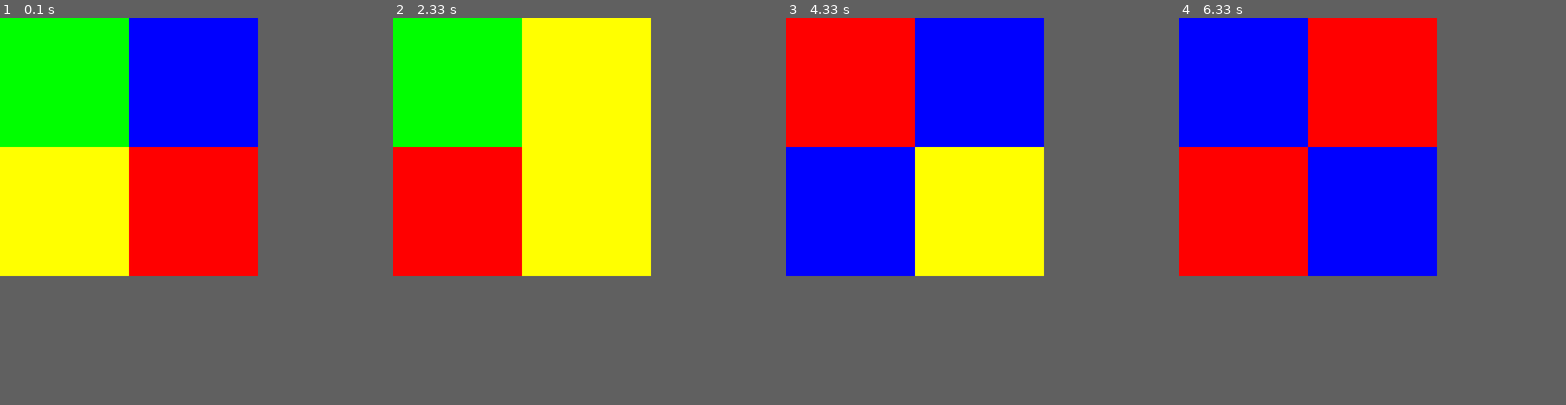
Above: before the commit, frames 1-4 (left to right).
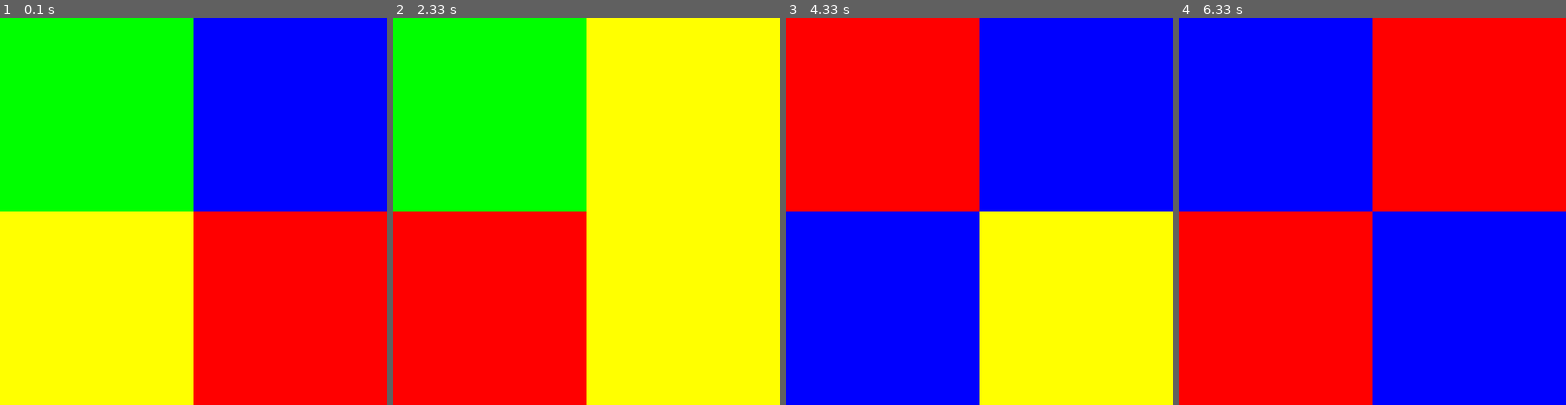
Above: after the commit, the same moments.

Repository: jduffey/watchgirl
Game: pygame game, started from pygametest.py
The game is run twice, just before and just after one commit, with the same random seed, the same clock (stepped at 60 frames per second) and the same inputs.
Inputs:
- Up to frame 1 (0.1 s): no input
- Up to frame 2 (2.33 s): no input
- Up to frame 3 (4.33 s): no input
- Up to frame 4 (6.33 s): no input
In our replay, the window is 400x400 before the commit and 600x600 after it. These sizes can differ from the game's own. Grey fills any space a smaller window leaves; there, only what the larger window draws over its background counts as a difference.

The runs differ from the first frame. In frame 1, 53% of the frame differs, in the area x 0-100%, y 0-100%; in frame 2, 33%; in frame 3, 42%; in frame 4, 39%.

Commit message:
Change window header

Diff:
--- a/pygametest.py
+++ b/pygametest.py
@@ -9,8 +9,8 @@
 import random
 
 pygame.init()
-APP_X_SIZE = 400
-APP_Y_SIZE = 400
+
+APP_SQUARE_SIZE = 600
 
 myRed = (255, 0, 0)
 myBlue = (0, 0, 255)
@@ -20,13 +20,13 @@
 myLightRed = (255, 180, 180)
 myLightBLue = (190, 190, 255)
 
-topLeft = (0, 0, APP_X_SIZE/2, APP_Y_SIZE/2)
-topRight = (APP_X_SIZE/2, 0, APP_X_SIZE, APP_Y_SIZE/2)
-bottomLeft = (0, APP_Y_SIZE/2, APP_X_SIZE/2, APP_Y_SIZE)
-bottomRight = (APP_X_SIZE/2, APP_Y_SIZE/2, APP_X_SIZE, APP_Y_SIZE)
+topLeft = (0, 0, APP_SQUARE_SIZE/2, APP_SQUARE_SIZE/2)
+topRight = (APP_SQUARE_SIZE/2, 0, APP_SQUARE_SIZE, APP_SQUARE_SIZE/2)
+bottomLeft = (0, APP_SQUARE_SIZE/2, APP_SQUARE_SIZE/2, APP_SQUARE_SIZE)
+bottomRight = (APP_SQUARE_SIZE/2, APP_SQUARE_SIZE/2, APP_SQUARE_SIZE, APP_SQUARE_SIZE)
 
-screen = pygame.display.set_mode((APP_X_SIZE, APP_Y_SIZE))
-pygame.display.set_caption('Fun Boring Example comes with Source Code too!!')
+screen = pygame.display.set_mode((APP_SQUARE_SIZE, APP_SQUARE_SIZE))
+pygame.display.set_caption('Identifier #580CD2E889BD - Onett Art Museum Main Entrance')
 pygame.mouse.set_visible(True)
 #pygame.mouse.set_visible(False)
 squareThatIsTheSizeOfTheScreen = pygame.Surface(screen.get_size())
